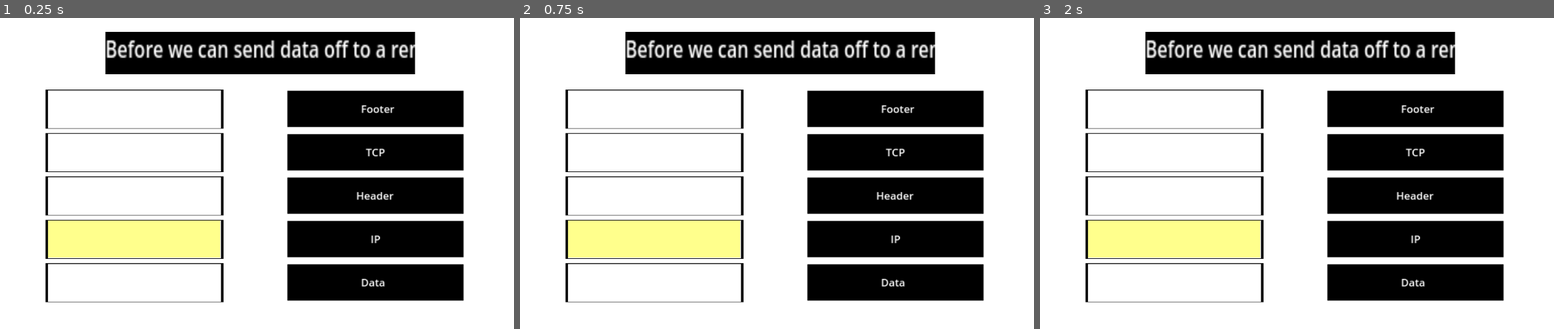
Above: before the commit, frames 1-3 (left to right).
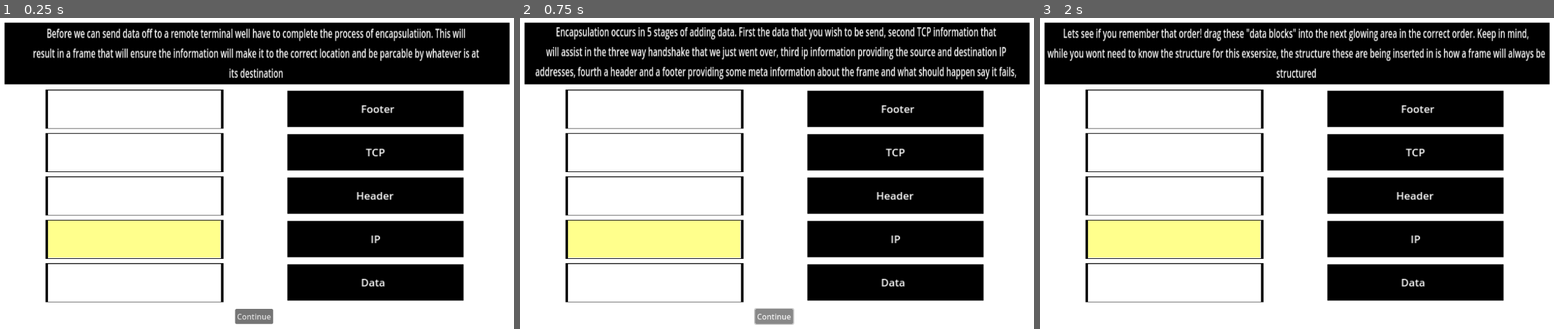
Above: after the commit, the same moments.

Repository: caw8592/TCP-IP-Hackathon
Game: Godot game, scene res://Level/Step2/Step2_Encapsulation.tscn
Two runs of this game, one before a commit and one after it. Both use one fixed random seed, a clock stepped at 60 frames per second and the inputs below. This scene is started directly instead of the project's main scene.
Inputs (mouse positions are in pixels of both pictures, inside the frame that each line leads up to):
- Up to frame 1 (0.25 s): no input
- Up to frame 2 (0.75 s): click (771, 316) at 0.5 s, where only the run after the commit has a clickable "Continue"
- Up to frame 3 (2 s): click (1291, 316) at 1.25 s, where only the run after the commit has a clickable "Continue"

The runs differ from the first frame. In frame 1, 15% of the frame differs, in the area x 0-100%, y 1-99%; in frame 2, 15%; in frame 3, 15%.

Commit message:
finished step2

Diff:
--- a/Level/Step2/EncapsulationLabel/Control.gd
+++ b/Level/Step2/EncapsulationLabel/Control.gd
@@ -10,6 +10,11 @@
 func _process(delta):
 	$Label.text = txt
 
+func get_step():
+	return step
+
+func set_step(x):
+	step = x
 
 func display_data(x):
 	if x == 0:
@@ -31,7 +36,7 @@
 
 func display_header_footer(x):
 	if x == 0:
-		txt = "This is the header/footer, it should go in fourth alongside the header/footer!"
+		txt = "This is the header/footer, they should go in fourth"
 	if x == 1:
 		txt = "Correct! you now have a frame"
 
@@ -52,6 +57,11 @@
 		while you wont need to know the structure for this exsersize, the structure these are being inserted in is how a frame will always be
 		structured"
 		step += 1
-	elif step == 3:
+	elif step == 4:
 		txt = "FELICITATIONS!!! you have completed a full frame. Hit that send button, you deserve it champ"
 		step += 1
+
+func _on_button_pressed():
+	display_next()
+	if step == 5:
+		$Button.text = "Send"
--- a/Level/Step2/EncapsulationLabel/EncapsulationTxT.tscn
+++ b/Level/Step2/EncapsulationLabel/EncapsulationTxT.tscn
@@ -7,21 +7,25 @@
 anchors_preset = 15
 anchor_right = 1.0
 anchor_bottom = 1.0
+offset_right = -1152.0
+offset_bottom = -648.0
 grow_horizontal = 2
 grow_vertical = 2
-scale = Vector2(0.31645, 0.202116)
 script = ExtResource("1_aug1g")
 
 [node name="ColorRect" type="ColorRect" parent="."]
 layout_mode = 0
-offset_right = 40.0
-offset_bottom = 40.0
+offset_right = 150.0
+offset_bottom = 110.0
 scale = Vector2(6.97946, 1.16414)
 color = Color(0, 0, 0, 1)
 
 [node name="Label" type="Label" parent="."]
 layout_mode = 0
-offset_right = 86.0
-offset_bottom = 26.0
+offset_right = 1028.0
+offset_bottom = 80.0
 scale = Vector2(1.01596, 1.58724)
-text = "hihhhhhhh"
+text = "Test
+"
+horizontal_alignment = 1
+vertical_alignment = 1
--- a/Level/Step2/EncapsulationParts/Data/data_entity.gd
+++ b/Level/Step2/EncapsulationParts/Data/data_entity.gd
@@ -24,6 +24,7 @@
 				correct = true
 				get_parent().get_parent().next_step()
 			else:
+				get_parent().get_parent().display_incorrect()
 				position = init
 
 func _input(event):
@@ -58,6 +59,7 @@
 	if not body.is_in_group('data_droppable'):
 		body.scale = Vector2(5.1, 5.1)
 		droppable = false
+		incorrect = true
 		dropLoc = body.position
 
 
@@ -68,3 +70,4 @@
 
 	if not body.is_in_group('data_droppable'):
 		body.scale = Vector2(5, 5)
+		incorrect = false
--- a/Level/Step2/EncapsulationParts/Footer/footer_entity.gd
+++ b/Level/Step2/EncapsulationParts/Footer/footer_entity.gd
@@ -25,6 +25,7 @@
 				get_parent().get_parent().next_step()
 			else:
 				position = init
+				get_parent().get_parent().display_incorrect()
 
 func _input(event):
 	if draggable and not correct:
@@ -59,6 +60,7 @@
 		body.scale = Vector2(5.1, 5.1)
 		droppable = false
 		dropLoc = body.position
+		incorrect = true
 
 
 func _on_footer_entity_collision_body_exited(body):
@@ -68,3 +70,4 @@
 
 	if not body.is_in_group('footer_droppable'):
 		body.scale = Vector2(5, 5)
+		incorrect = false
--- a/Level/Step2/EncapsulationParts/Header/header_entity.gd
+++ b/Level/Step2/EncapsulationParts/Header/header_entity.gd
@@ -25,6 +25,7 @@
 				get_parent().get_parent().next_step()
 			else:
 				position = init
+				get_parent().get_parent().display_incorrect()
 
 func _input(event):
 	if draggable and not correct:
@@ -59,6 +60,7 @@
 		body.scale = Vector2(5.1, 5.1)
 		dropLoc = body.position
 		droppable = false
+		incorrect = true
 
 
 func _on_header_entity_collision_body_exited(body):
@@ -68,3 +70,4 @@
 
 	if not body.is_in_group('header_droppable'):
 		body.scale = Vector2(5, 5)
+		incorrect = false
--- a/Level/Step2/EncapsulationParts/IP/ip_entity.gd
+++ b/Level/Step2/EncapsulationParts/IP/ip_entity.gd
@@ -25,6 +25,7 @@
 				get_parent().get_parent().next_step()
 			else:
 				position = init
+				get_parent().get_parent().display_incorrect()
 
 func _input(event):
 	if draggable and not correct:
@@ -59,6 +60,7 @@
 		body.scale = Vector2(5.1, 5.1)
 		dropLoc = body.position
 		droppable = false
+		incorrect = true
 
 
 func _on_ip_entity_collision_body_exited(body):
@@ -68,3 +70,4 @@
 
 	if not body.is_in_group('ip_droppable'):
 		body.scale = Vector2(5, 5)
+		incorrect = false
--- a/Level/Step2/EncapsulationParts/TCP/tcp_entity.gd
+++ b/Level/Step2/EncapsulationParts/TCP/tcp_entity.gd
@@ -24,6 +24,7 @@
 				correct = true
 				get_parent().get_parent().next_step()
 			else:
+				get_parent().get_parent().display_incorrect()
 				position = init
 
 func _input(event):
@@ -56,6 +57,7 @@
 		dropLoc = body.position
 
 	if not body.is_in_group('tcp_droppable'):
+		incorrect = true
 		body.scale = Vector2(5.1, 5.1)
 		dropLoc = body.position
 		droppable = false
@@ -67,4 +69,5 @@
 		body.scale = Vector2(5, 5)
 
 	if not body.is_in_group('tcp_droppable'):
+		incorrect = false
 		body.scale = Vector2(5, 5)
--- a/Level/Step2/Step2_Encapsulation.gd
+++ b/Level/Step2/Step2_Encapsulation.gd
@@ -6,23 +6,45 @@
 	$PackageHighlights/Header.visible = false
 	$PackageHighlights/IP.visible = false
 	$PackageHighlights/TCP.visible = false
-	$PackageHighlights/Data.visible = false
 	$PackageHighlights/Footer.visible = false
 
 func _process(delta):
+	if $Control.get_step() == 3:
+		$Control/Button.visible = false
+
+func next_step():
 	if step == 0:
-		$PackageHighlights/Data.visible = true
+		$PackageHighlights/TCP.visible = true
+		$Control.display_data(1)
+		$Control/Button.visible = false
+		step += 1
 	elif step == 1:
-		$PackageHighlights/TCP.visible = true
+		$PackageHighlights/IP.visible = true
+		$Control.display_TCP(1)
+		step += 1
 	elif step == 2:
-		$PackageHighlights/IP.visible = true
-	elif step == 3:
 		$PackageHighlights/Header.visible = true
 		$PackageHighlights/Footer.visible = true
+		$Control.display_IP(1)
+		step += 1
+	elif step == 3:
+		step += 1
+	elif step == 4:
+		$Control.display_header_footer(1)
+		$Control/Button.visible = true
+		$Control.set_step(4)
 
-
-func next_step():
-	step += 1
+func display_incorrect():
+	if step == 0:
+		$Control.display_data(0)
+	elif step == 1:
+		$Control.display_TCP(0)
+	elif step == 2:
+		$Control.display_IP(0)
+	elif step == 3:
+		$Control.display_header_footer(0)
+	elif step == 4:
+		$Control.display_header_footer(0)
 
 func get_step():
 	return step
--- a/Level/Step2/Step2_Encapsulation.tscn
+++ b/Level/Step2/Step2_Encapsulation.tscn
@@ -21,11 +21,18 @@
 offset_bottom = 648.0
 
 [node name="Control" parent="." instance=ExtResource("1_wmfq2")]
-offset_left = 240.0
-offset_top = 30.0
-offset_right = 240.0
-offset_bottom = 30.0
-scale = Vector2(2.3, 1.884)
+offset_left = 31.0
+offset_top = 11.0
+offset_right = 31.0
+offset_bottom = 11.0
+
+[node name="Button" type="Button" parent="Control"]
+layout_mode = 0
+offset_left = 478.0
+offset_top = 594.0
+offset_right = 557.0
+offset_bottom = 625.0
+text = "Continue"
 
 [node name="PackageHighlights" type="Node" parent="."]
 
@@ -66,10 +73,6 @@
 
 [node name="Package" type="Node" parent="."]
 
-[node name="ip_drop" parent="Package" groups=["ip_droppable"] instance=ExtResource("2_huanc")]
-position = Vector2(300, 280)
-scale = Vector2(5, 5)
-
 [node name="data_drop" parent="Package" instance=ExtResource("1_y0ib2")]
 position = Vector2(300, 460)
 scale = Vector2(5, 5)
@@ -84,6 +87,10 @@
 
 [node name="footer_drop" parent="Package" instance=ExtResource("6_fat0w")]
 position = Vector2(300, 550)
+scale = Vector2(5, 5)
+
+[node name="ip_drop" parent="Package" groups=["ip_droppable"] instance=ExtResource("2_huanc")]
+position = Vector2(300, 280)
 scale = Vector2(5, 5)
 
 [node name="Entities" type="Node" parent="."]
@@ -107,3 +114,5 @@
 [node name="footer_entity" parent="Entities" instance=ExtResource("11_dwex5")]
 position = Vector2(800, 190)
 scale = Vector2(5, 5)
+
+[connection signal="pressed" from="Control/Button" to="Control" method="_on_button_pressed"]
Not shown, changed: .DS_Store
